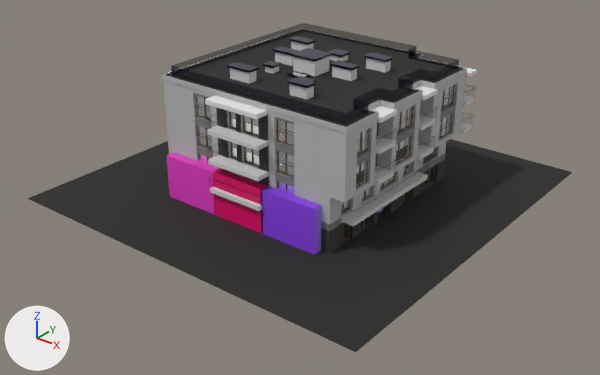
What one commit did to the glTF model models/dogbl.glb.
Camera for both pictures: a camera (50 mm lens) standing at (42.2, -54.1, 32.9) and looking at (0.8, -2.3, 0.8). The axes (+X, +Y, +Z) are drawn at lower left. The lights are the same throughout. Where no turn or scale is listed for an object, it has been applied to the vertices.

In view in the first picture: 'B_01 - Tynk1_0', 'B_02 - Tynk2_0', 'B_03 - Tynk3_0', 'B_04 - Tynk4_0', 'B_13 - Szyby_0', 'B_14 - Futryny1_0', 'B_17 - MetalCiemny1_0', 'B_25 - Use1_0', 'B_26 - Use2_0', 'B_27 - Use3_0', 'B_28 - Use4_0', 'B_29 - Use5_0', 'B_30 - Use6_0', 'Cube.007', 'Cube.008', 'Cube.009'.
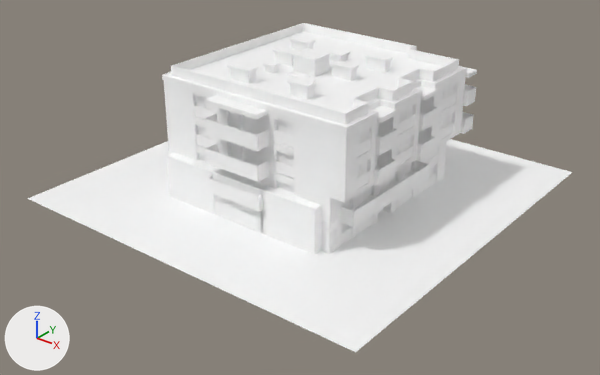
What differs and where, as boxes [x1, y1, x2, y2] in the pictures (600 x 375 px):
'B_28 - Use4_0', recoloured, surface changed (black to white): [27, 31, 572, 352] in both
'B_01 - Tynk1_0', recoloured, surface changed (grey to white): [162, 66, 467, 224] in both
'B_27 - Use3_0', recoloured, surface changed (grey to white): [194, 85, 476, 244] in both
'B_25 - Use1_0', recoloured, surface changed (grey to white): [171, 23, 459, 124] in both
'Cube.009', recoloured, surface changed (purple to white): [260, 186, 322, 255] in both
'B_29 - Use5_0', recoloured, surface changed (grey to white): [230, 41, 391, 99] in both
'Cube.008', recoloured, surface changed (pink to white): [166, 152, 219, 214] in both
'B_13 - Szyby_0', surface changed: [196, 72, 454, 233] in both
'B_03 - Tynk3_0', recoloured, surface changed (black to grey): [216, 107, 445, 253] in both
'Cube.007', recoloured, surface changed (pink to white): [212, 169, 267, 233] in both
'B_30 - Use6_0', recoloured, surface changed (grey to white): [227, 36, 393, 88] in both
'B_04 - Tynk4_0', recoloured, surface changed: [168, 66, 477, 211] in both
'B_02 - Tynk2_0', recoloured, surface changed (grey to white): [193, 93, 456, 231] in both
'B_14 - Futryny1_0', recoloured: [196, 85, 455, 233] in both
'B_26 - Use2_0', recoloured, surface changed: [194, 84, 476, 234] in both
'B_17 - MetalCiemny1_0', recoloured: [287, 71, 310, 78] in both
'Cube.003', recoloured, surface changed: [378, 208, 383, 213] in both

Patch to the scene script:
```diff
--- a/models/dogbl.glb.py
+++ b/models/dogbl.glb.py
@@ mat_flat2_mat @@
 mat_flat2_mat = principled_material('FLat2_MAT')
-mat_flat2_mat.base_color = (0.8, 0.0, 0.148)  # pink #e7006b
+mat_flat2_mat.base_color = (1.0, 1.0, 1.0)  # white #ffffff
+mat_flat2_mat.roughness = 1.0
+mat_flat2_mat.metallic = 1.0
@@ mat_flat1_mat @@
 mat_flat1_mat = principled_material('FLat1_MAT')
-mat_flat1_mat.base_color = (0.8, 0.0526, 0.58)  # pink #e741c8
+mat_flat1_mat.base_color = (1.0, 1.0, 1.0)  # white #ffffff
+mat_flat1_mat.metallic = 1.0
@@ mat_flat3_mat @@
 mat_flat3_mat = principled_material('FLat3_MAT')
-mat_flat3_mat.base_color = (0.253, 0.0587, 0.8)  # purple #8a45e7
+mat_flat3_mat.base_color = (1.0, 1.0, 1.0)  # white #ffffff
+mat_flat3_mat.roughness = 1.0
+mat_flat3_mat.metallic = 1.0
@@ mat_01___tynk1 @@
 mat_01___tynk1 = principled_material('01_-_Tynk1')
-mat_01___tynk1.base_color = (0.49, 0.49, 0.49)  # grey #bababa
+mat_01___tynk1.base_color = (1.0, 1.0, 1.0)  # white #ffffff
 mat_01___tynk1.roughness = 0.893
+mat_01___tynk1.metallic = 1.0
@@ mat_02___tynk2 @@
 mat_02___tynk2 = principled_material('02_-_Tynk2')
-mat_02___tynk2.base_color = (0.196, 0.196, 0.196)  # grey #7a7a7a
+mat_02___tynk2.base_color = (1.0, 1.0, 1.0)  # white #ffffff
 mat_02___tynk2.roughness = 0.893
+mat_02___tynk2.metallic = 1.0
@@ mat_03___tynk3 @@
 mat_03___tynk3 = principled_material('03_-_Tynk3')
-mat_03___tynk3.base_color = (0.0392, 0.0392, 0.0392)  # black #383838
+mat_03___tynk3.base_color = (1.0, 1.0, 1.0)  # white #ffffff
 mat_03___tynk3.roughness = 0.893
+mat_03___tynk3.metallic = 1.0
@@ mat_04___tynk4 @@
 mat_04___tynk4 = principled_material('04_-_Tynk4')
-mat_04___tynk4.base_color = (0.784, 0.784, 0.784)  # white #e5e5e5
+mat_04___tynk4.base_color = (1.0, 1.0, 1.0)  # white #ffffff
 mat_04___tynk4.roughness = 0.893
+mat_04___tynk4.metallic = 1.0
@@ mat_13___szyby @@
 mat_13___szyby.metallic = 1.0
-mat_13___szyby.roughness = 0.0
+mat_13___szyby.roughness = 1.0
@@ mat_14___futryny1 @@
 mat_14___futryny1 = principled_material('14_-_Futryny1')
-mat_14___futryny1.base_color = (0.129, 0.0706, 0.0208)  # brown #654b28
+mat_14___futryny1.base_color = (1.0, 1.0, 1.0)  # white #ffffff
 mat_14___futryny1.roughness = 0.813
@@ mat_17___metalciemny1 @@
 mat_17___metalciemny1 = principled_material('17_-_MetalCiemny1')
-mat_17___metalciemny1.base_color = (0.0659, 0.0821, 0.0828)  # dark grey #495151
+mat_17___metalciemny1.base_color = (1.0, 1.0, 1.0)  # white #ffffff
 mat_17___metalciemny1.metallic = 1.0
@@ mat_25___use1 @@
 mat_25___use1 = principled_material('25_-_Use1')
-mat_25___use1.base_color = (0.00484, 0.0105, 0.0759)  # dark blue #0f1a4e
+mat_25___use1.base_color = (1.0, 1.0, 1.0)  # white #ffffff
 mat_25___use1.metallic = 1.0
-mat_25___use1.roughness = 0.0
-mat_25___use1.alpha = 0.373
-mat_25___use1.transmission_weight = 0.627
+mat_25___use1.roughness = 1.0
@@ mat_26___use2 @@
 mat_26___use2 = principled_material('26_-_Use2')
-mat_26___use2.base_color = (0.0, 0.0, 0.0)  # black #000000
-mat_26___use2.roughness = 0.893
+mat_26___use2.base_color = (1.0, 1.0, 1.0)  # white #ffffff
+mat_26___use2.roughness = 1.0
+mat_26___use2.metallic = 1.0
@@ mat_27___use3 @@
 mat_27___use3 = principled_material('27_-_Use3')
-mat_27___use3.base_color = (0.248, 0.248, 0.248)  # grey #888888
+mat_27___use3.base_color = (1.0, 1.0, 1.0)  # white #ffffff
 mat_27___use3.metallic = 1.0
-mat_27___use3.roughness = 0.0
-mat_27___use3.alpha = 0.115
+mat_27___use3.roughness = 1.0
@@ mat_28___use4 @@
 mat_28___use4 = principled_material('28_-_Use4')
-mat_28___use4.base_color = (0.0187, 0.0187, 0.0158)  # black #252522
-mat_28___use4.roughness = 0.893
+mat_28___use4.base_color = (1.0, 1.0, 1.0)  # white #ffffff
+mat_28___use4.roughness = 1.0
+mat_28___use4.metallic = 1.0
@@ mat_29___use5 @@
 mat_29___use5 = principled_material('29_-_Use5')
-mat_29___use5.base_color = (0.708, 0.708, 0.708)  # light grey #dbdbdb
-mat_29___use5.roughness = 0.893
+mat_29___use5.base_color = (1.0, 1.0, 1.0)  # white #ffffff
+mat_29___use5.roughness = 1.0
+mat_29___use5.metallic = 1.0
@@ mat_30___use6 @@
 mat_30___use6 = principled_material('30_-_Use6')
-mat_30___use6.base_color = (0.0898, 0.0983, 0.172)  # dark blue #555873
+mat_30___use6.base_color = (1.0, 1.0, 1.0)  # white #ffffff
 mat_30___use6.metallic = 1.0
-mat_30___use6.roughness = 0.0
+mat_30___use6.roughness = 1.0
```
